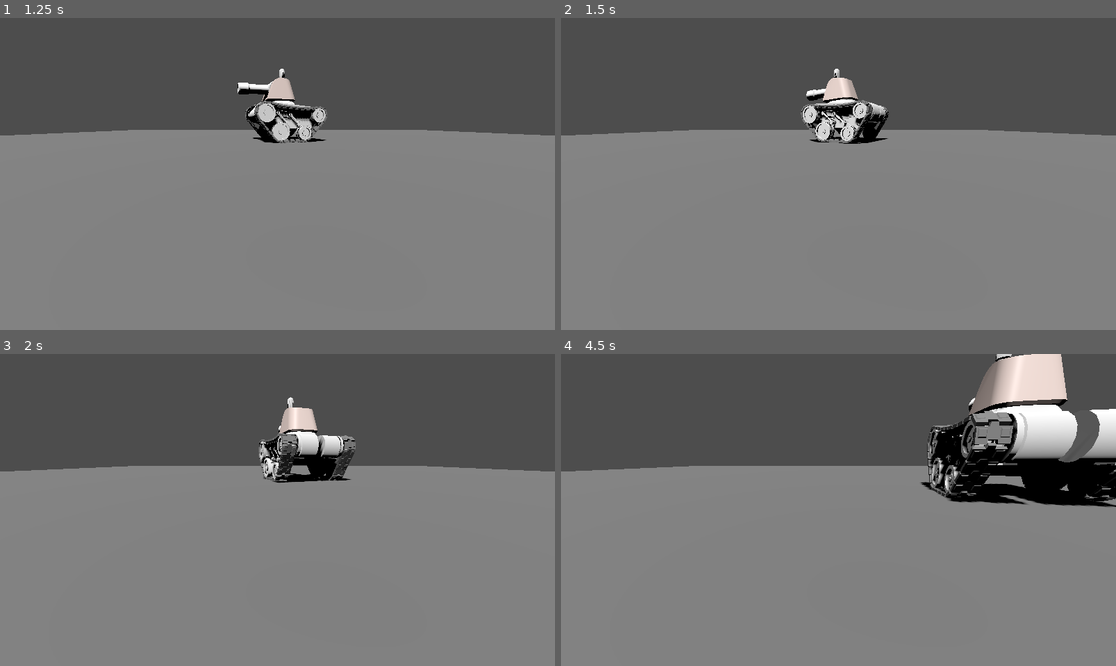
Above: before the commit, frames 1-4 (two rows, left to right).
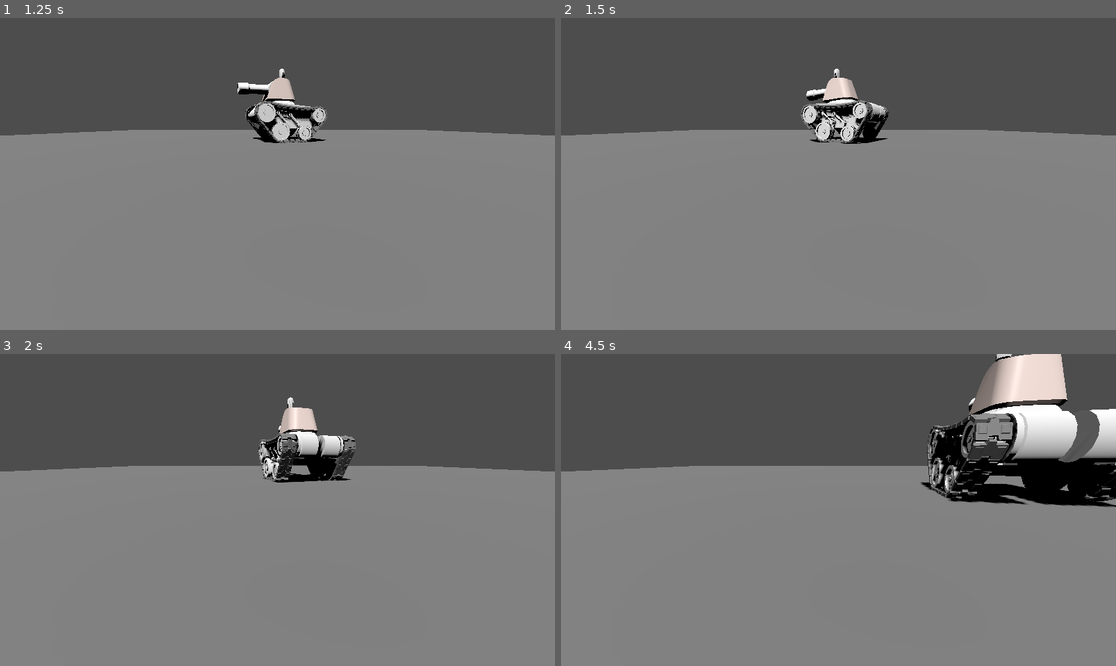
Above: after the commit, the same moments.

Repository: APlatner/robogames-2024
Game: Godot game, scene res://test_22122023.tscn
Same seed, same stepped clock (60 frames per second), same inputs: the game is played once before the commit and once after it.
Inputs:
- Up to frame 1 (1.25 s): tap Enter at 0.5 s; hold D (right) from 0.53 s (still down)
- Up to frame 2 (1.5 s): release D (right) at 1.28 s; hold S (backward) from 1.28 s (still down)
- Up to frame 3 (2 s): keep holding S (backward)
- Up to frame 4 (4.5 s): release S (backward) at 2.03 s; hold D (right) 2.03-2.78 s; hold W (forward) 2.78-3.53 s; hold A (left) from 3.53 s (still down)

Frame 1 is identical in both runs. In frame 2, 0.1% of the frame differs, in the area x 43-57%, y 26-41%; in frame 3, 0.2%; in frame 4, 0.9%, in the area x 65-83%, y 18-48%.

Commit message:
attempt at making tread stay still while tank it pitching

Diff:
--- a/tank/tank.gd
+++ b/tank/tank.gd
@@ -46,7 +46,7 @@
 		link.handle_link_rotation(self, _pitch_angle)
 		link._handle_spin(self)
 
-	$LeftTreadInstancer.speed = _linear_speed - _angular_speed * 0.91
+	$LeftTreadInstancer.speed = _linear_speed - _angular_speed * 0.91 - _pitch_speed * 2.1
 	$RightTreadInstancer.speed = _linear_speed + _angular_speed * 0.91
 
 
Not shown, changed: blender/tank.blend
Not shown, changed: blender/tank.blend1
